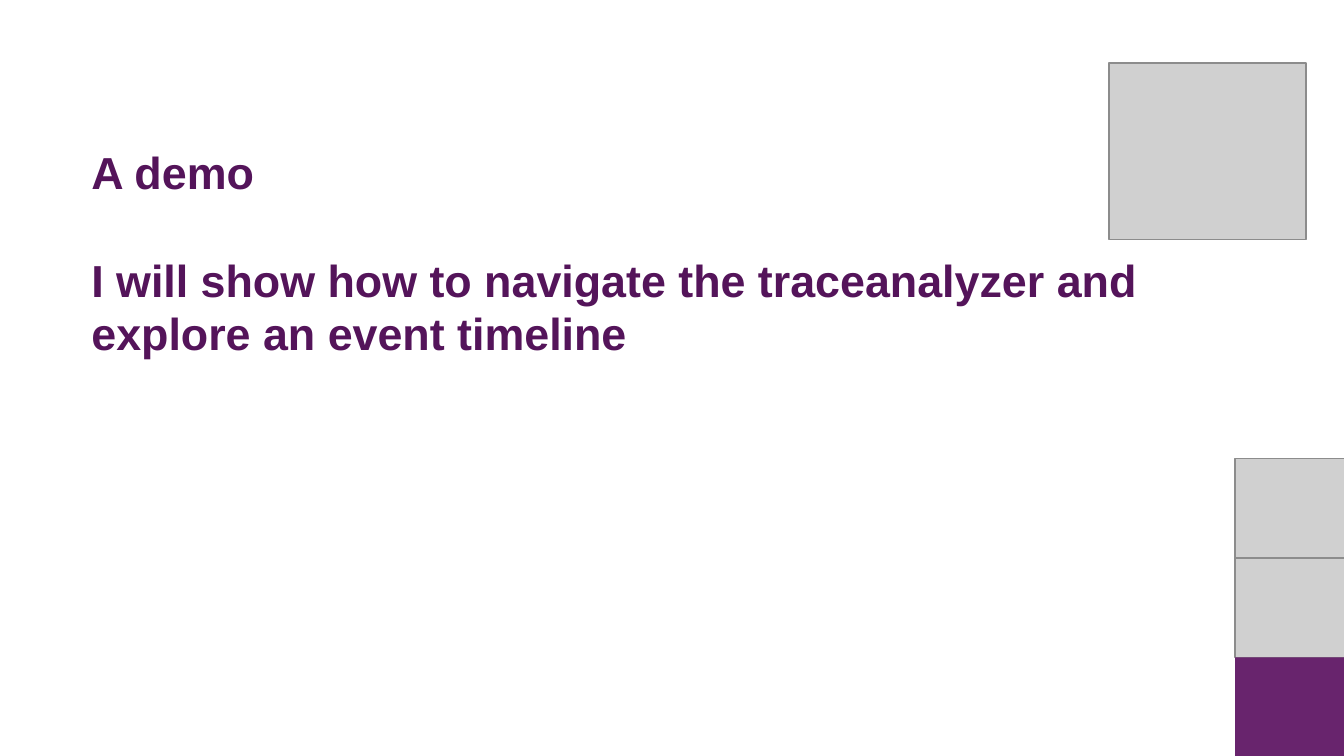
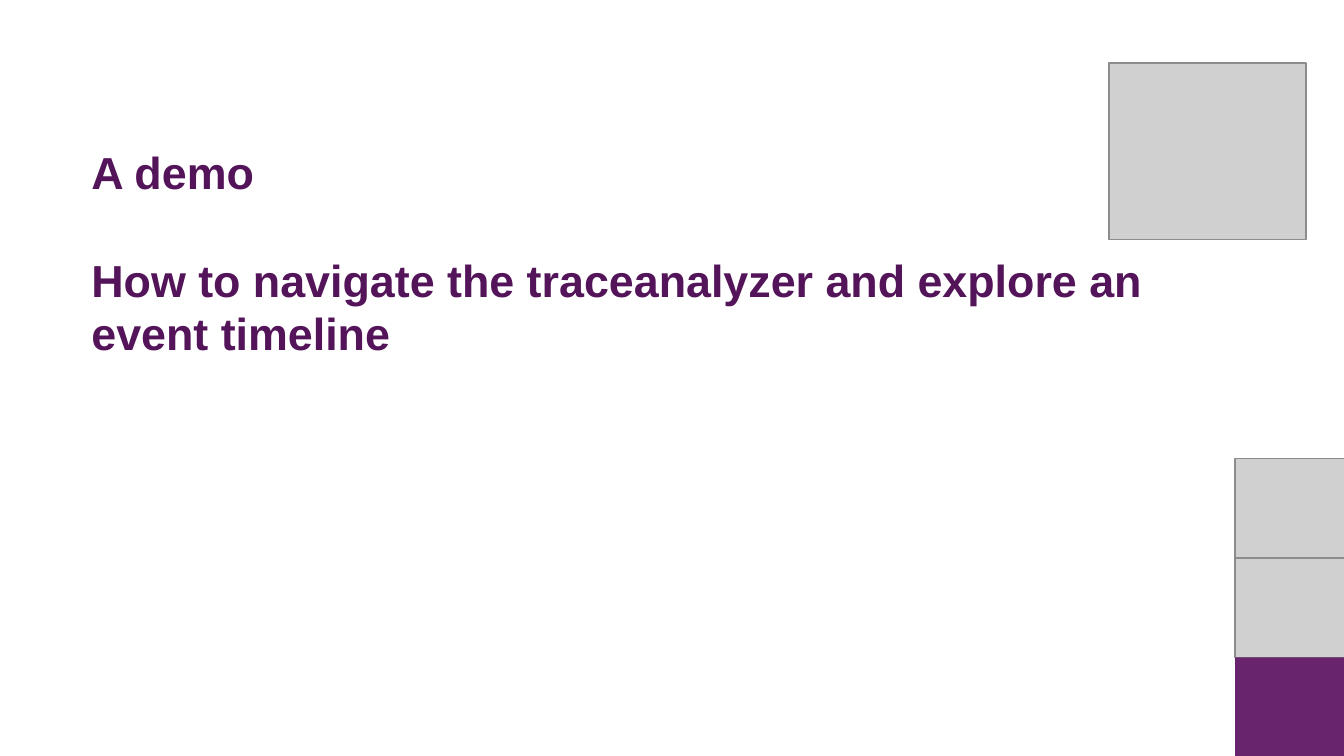
Before and after one commit to DurhamARC/profiling-intel, a slide deck: slide 17 of slides/profiling_with_itac.pptx. Drawn at 1344x756 pixels with LibreOffice and Linux fonts; fonts in the diff are those of the drawing; grey boxes stand for pictures; background and template pictures are left out. Boxes give left, top, right and bottom in pixels: in the first picture for what was removed or moved away, otherwise in the second. Text is boxed around its words. In the diff, an @@ line names an element or a change of style, - is before the commit and + after.

```diff
--- a/slides/profiling_with_itac.pptx
+++ b/slides/profiling_with_itac.pptx
@@ title at (91,156,1141,351): text changed @@
-A demo
-I will show how to navigate the traceanalyzer and explore an event timeline
+A demo
+How to navigate the traceanalyzer and explore an event timeline
```
Also in this commit, not shown: 2 other slides changed, 1 other file.
